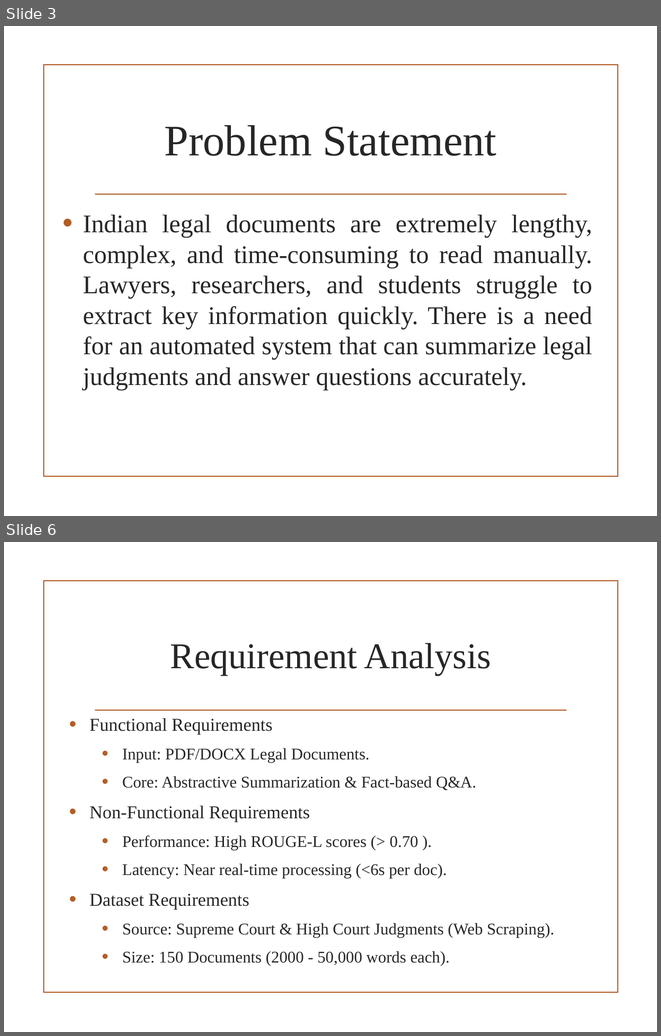
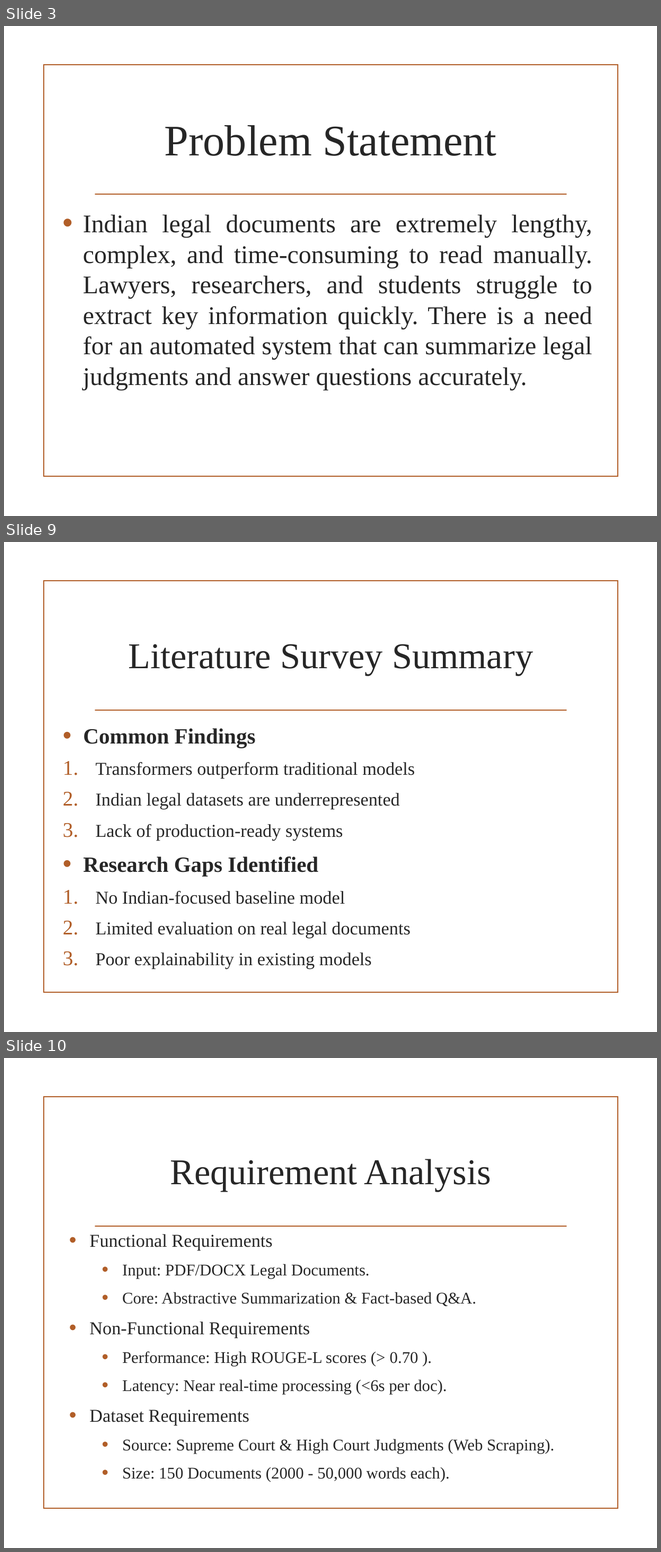
Before and after one commit to VedantKale106/B.Tech-Project-Files, a slide deck: PPT Review 1.pptx. Shown one above the other, each under a label of ours: slides 3 and 6 before the commit, slides 3, 9 and 10 after it; the slides between them are not shown. The pictures are 661x1036 and 661x1552 pixels, drawn with LibreOffice and Linux fonts; fonts in the diff are those of the drawing; background and template pictures are left out. Boxes give left, top, right and bottom in pixels: in the first picture for what was removed or moved away, otherwise in the second. Text is boxed around its words. In the diff, an @@ line names an element or a change of style, - is before the commit and + after.

```diff
--- a/PPT Review 1.pptx
+++ b/PPT Review 1.pptx
@@ slide 9 added at bbox=[4, 542, 657, 1032], background picture (left out); not listed: 2 template elements that a slide beside it also shows @@
@@ title added at bbox=[129, 644, 533, 676], 40 pt, text #262626 @@
+Literature Survey Summary
@@ text added at bbox=[83, 728, 415, 969], 20 pt, text #262626 @@
+• Common Findings
+1. Transformers outperform traditional models
+2. Indian legal datasets are underrepresented
+3. Lack of production-ready systems
+• Research Gaps Identified
+1. No Indian-focused baseline model
+2. Limited evaluation on real legal documents
+3. Poor explainability in existing models
@@ what was slide 6 is now slide 10 @@
```
Also in this commit, not shown: 6 slides changed, 6 other slides added, 2 slides removed.
